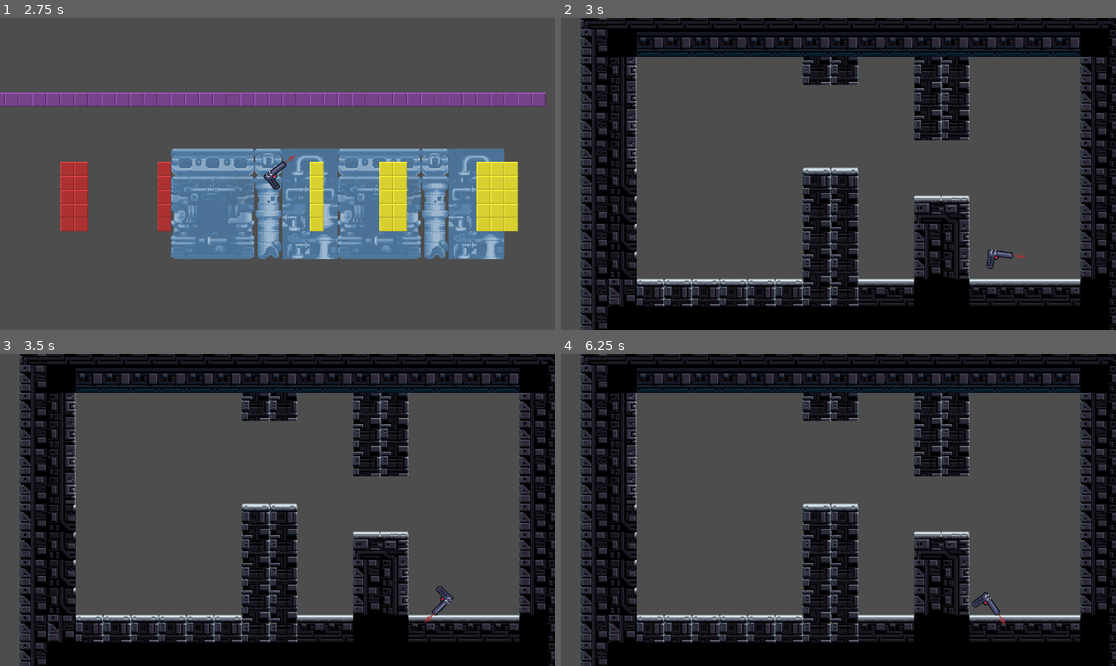
Above: before the commit, frames 1-4 (two rows, left to right).
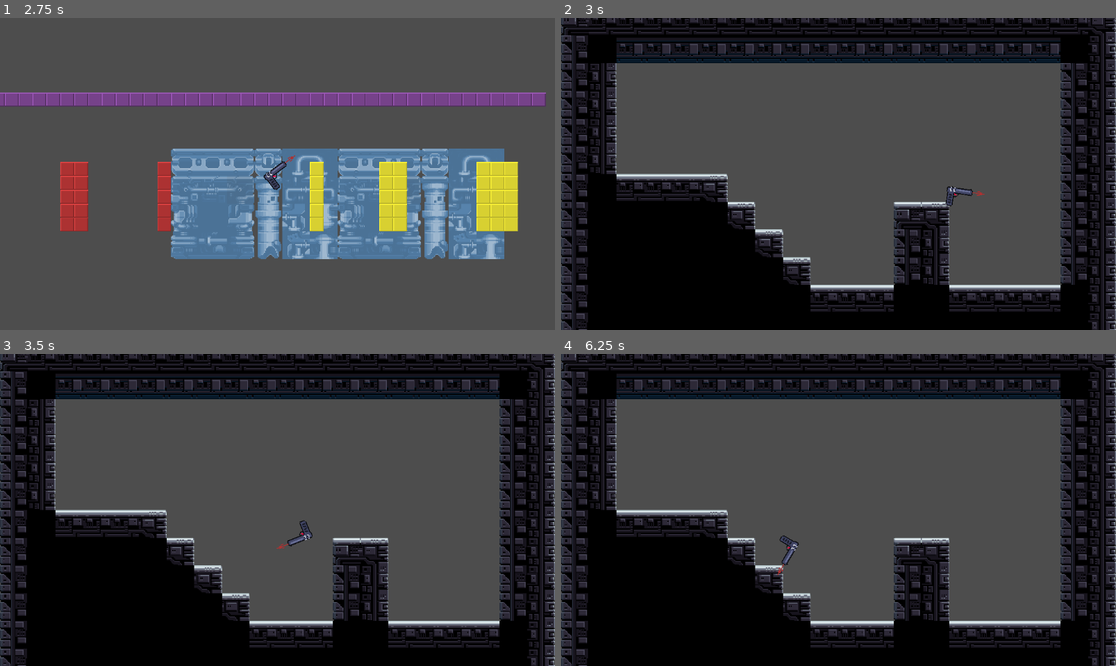
Above: after the commit, the same moments.

Repository: Standby123/Area-Fifty-Gun
Game: Godot game, scene res://game.tscn
Two runs of this game, one before a commit and one after it. Both use one fixed random seed, a clock stepped at 60 frames per second and the inputs below.
Inputs:
- Up to frame 1 (2.75 s): hold Right (Rotate Right) 0.53-1.28 s; tap Space (Shoot) at 0.6, 1.35, 2.1 s; hold Left (Rotate Left) 1.28-2.03 s; hold Right (Rotate Right) from 2.03 s (still down)
- Up to frame 2 (3 s): keep holding Right (Rotate Right); tap Space (Shoot) at 2.85 s
- Up to frame 3 (3.5 s): keep holding Right (Rotate Right)
- Up to frame 4 (6.25 s): release Right (Rotate Right) at 3.53 s; hold Left (Rotate Left) 3.53-5.78 s; tap Space (Shoot) every 0.75 s from 3.6 to 5.85 s; hold Right (Rotate Right) from 5.78 s (still down)

Frame 1 is identical in both runs. In frame 2, 45% of the frame differs, in the area x 0-100%, y 0-100%; in frame 3, 45%; in frame 4, 45%.

Commit message:
Level Changer Completed
Added a Level Changer node and script.
Updates to the next sequential level

Diff:
--- a/Assets/Scripts/level_end_area.gd
+++ b/Assets/Scripts/level_end_area.gd
@@ -1,7 +1,7 @@
 extends Area2D
-
 
 func _on_body_entered(body: Node2D) -> void:
 	body.queue_free() # Remove player from scene
-
-	get_tree().change_scene_to_file('res://Assets/Scenes/Levels/level2.tscn')
+	var current = get_tree().current_scene.scene_file_path
+	var next_scene = "res://Assets/Scenes/Levels/level" + str(current.to_int()+1) + ".tscn"
+	get_tree().change_scene_to_file.call_deferred(next_scene)
